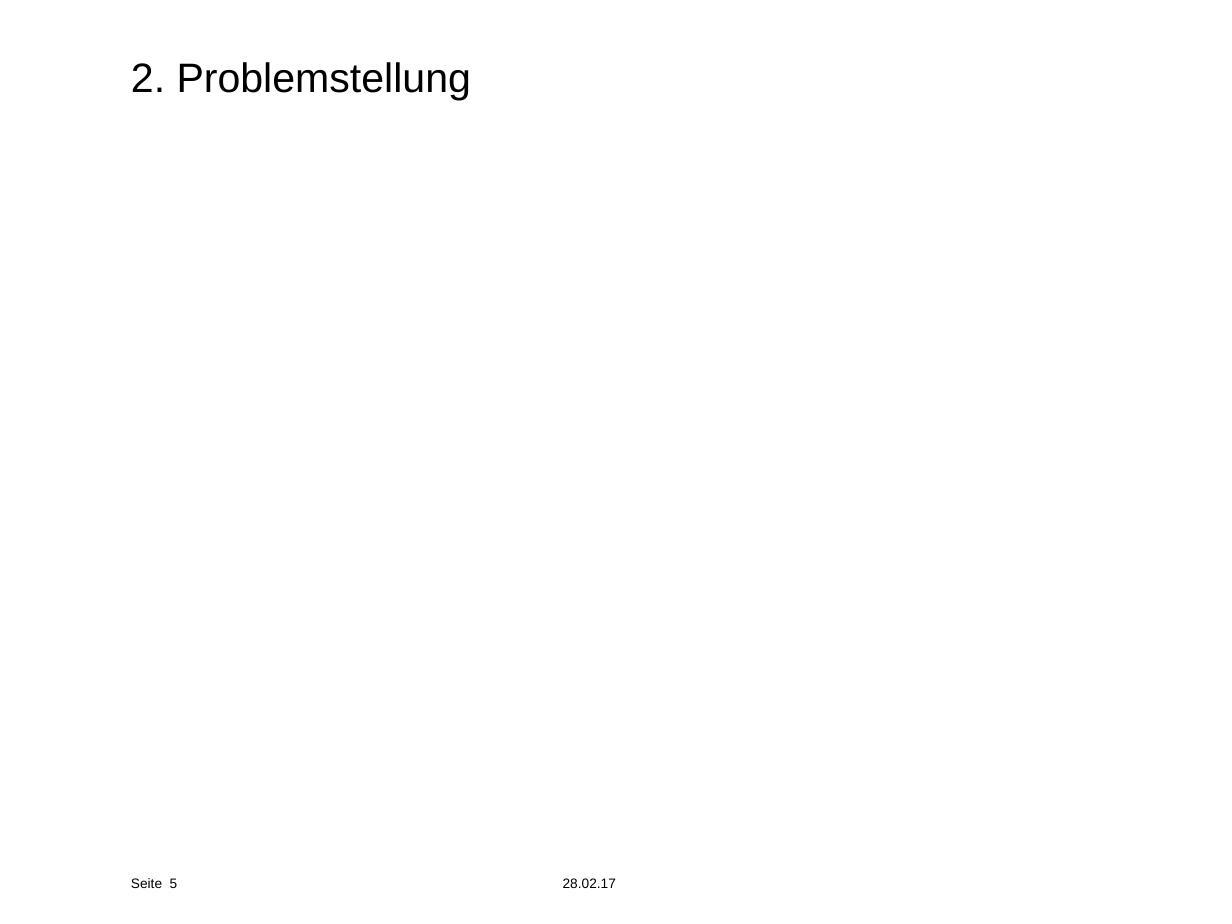
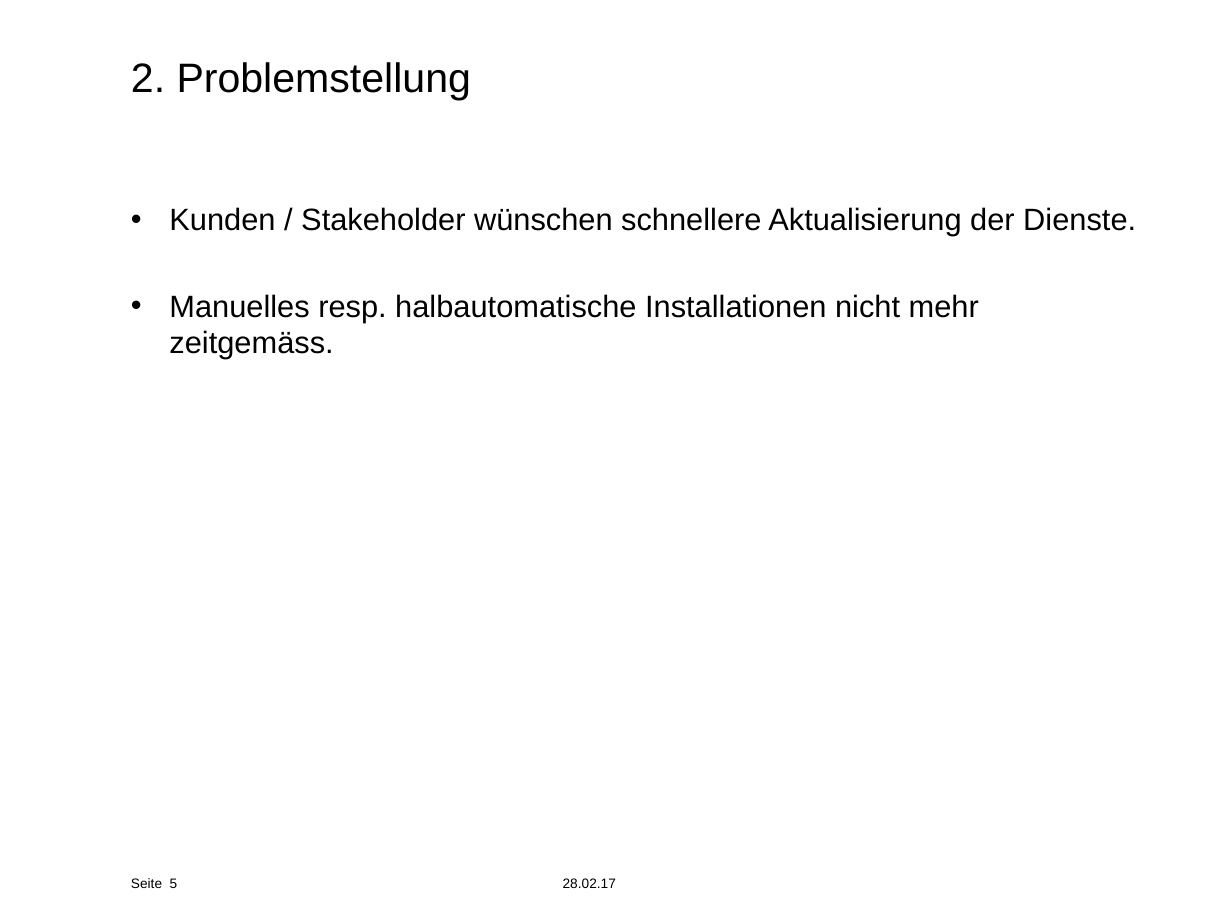
Before and after one commit to effusion/masterthesis, a slide deck: slide 5 of masterthesis_presentation.pptx. Drawn at 1232x924 pixels with LibreOffice and Linux fonts; fonts in the diff are those of the drawing; background and template pictures are left out. Boxes give left, top, right and bottom in pixels: in the first picture for what was removed or moved away, otherwise in the second. Text is boxed around its words. In the diff, an @@ line names an element or a change of style, - is before the commit and + after.

```diff
--- a/masterthesis_presentation.pptx
+++ b/masterthesis_presentation.pptx
@@ text added at [169,207,1136,359], 18 pt, text #000000 @@
+• Kunden / Stakeholder wünschen schnellere Aktualisierung der Dienste.
+• Manuelles resp. halbautomatische Installationen nicht mehr zeitgemäss.
```
Also in this commit, not shown: 23 other slides changed, 7 slides added, 1 slide removed, 2 other files.
